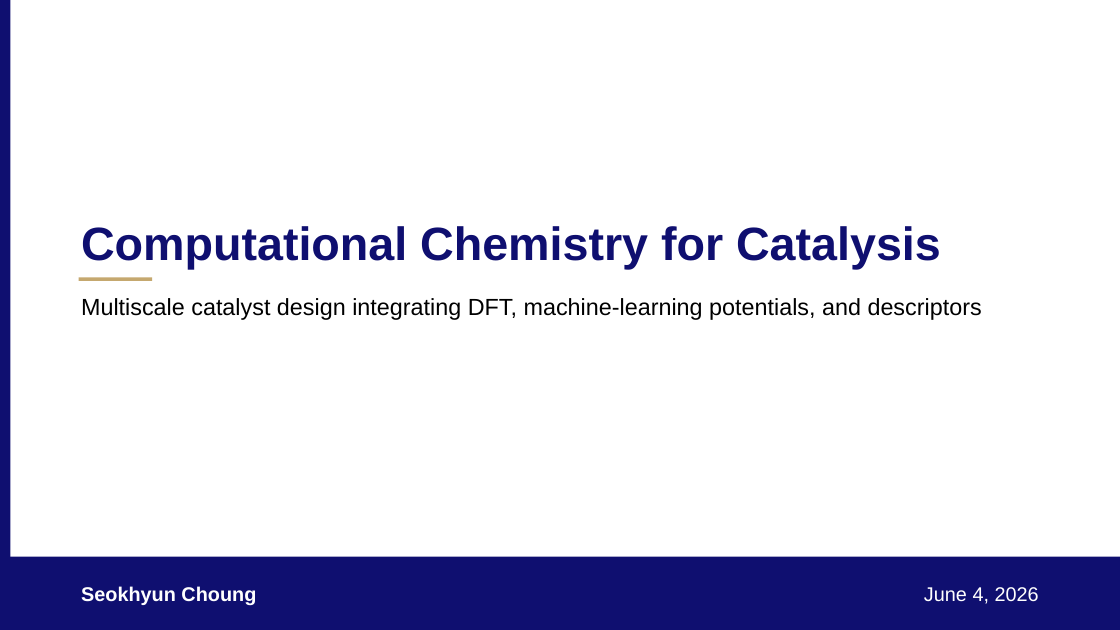
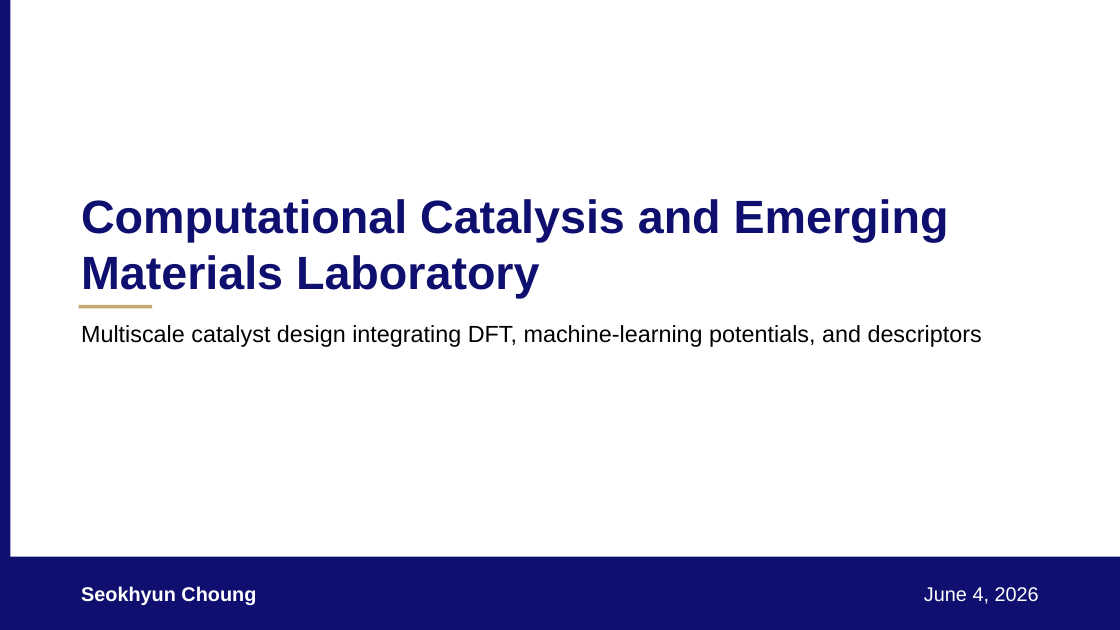
Before and after one commit to s-choung/snu-slides, a slide deck: slide 1 of samples/benchmark_catalysis_deck.pptx. Drawn at 1120x630 pixels with LibreOffice and Linux fonts; fonts in the diff are those of the drawing. Boxes give left, top, right and bottom in pixels: in the first picture for what was removed or moved away, otherwise in the second. Text is boxed around its words. In the diff, an @@ line names an element or a change of style, - is before the commit and + after.

Commit message:
snu deck: align banner title to gold pill, darker gray banner, new lab title
- generate.py .title: top 0/h84 -> top 27/h52 so the HTML banner title centers on
  the gold X.Y pill row (matches the PPT 26.7/52.3 placement)
- snu banner gradient: visible light-gray (#CFCFCF -> #F7F7F7), not near-white
- benchmark title -> 'Computational Catalysis and Emerging Materials Laboratory'

```diff
--- a/samples/benchmark_catalysis_deck.pptx
+++ b/samples/benchmark_catalysis_deck.pptx
@@ text at bbox=[81, 199, 949, 298]: text changed @@
-Computational Chemistry for Catalysis
+Computational Catalysis and Emerging Materials Laboratory
@@ text "Multiscale catalyst design integrating DFT, ...": place and size @@
-text "Multiscale catalyst design integrating DFT, ..." at bbox=[81, 298, 982, 320]
+text "Multiscale catalyst design integrating DFT, ..." at bbox=[81, 325, 982, 347]
@@ rectangle: place and size @@
-rectangle at bbox=[79, 277, 153, 281]
+rectangle at bbox=[79, 305, 153, 308]
```
Also in this commit, not shown: 5 other files.
